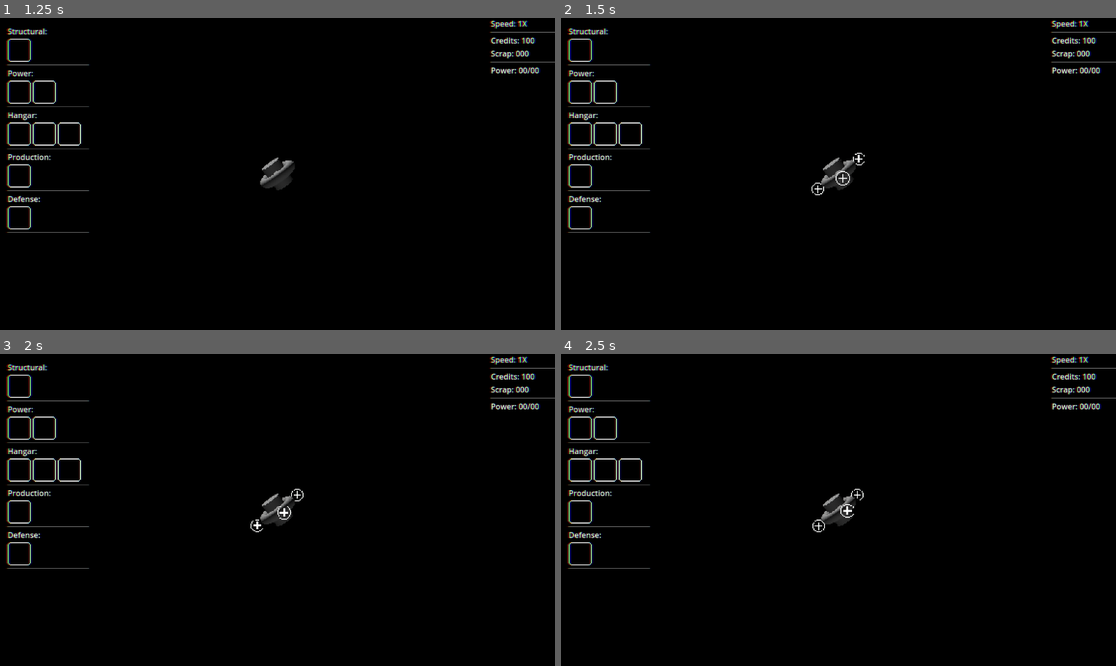
Above: before the commit, frames 1-4 (two rows, left to right).
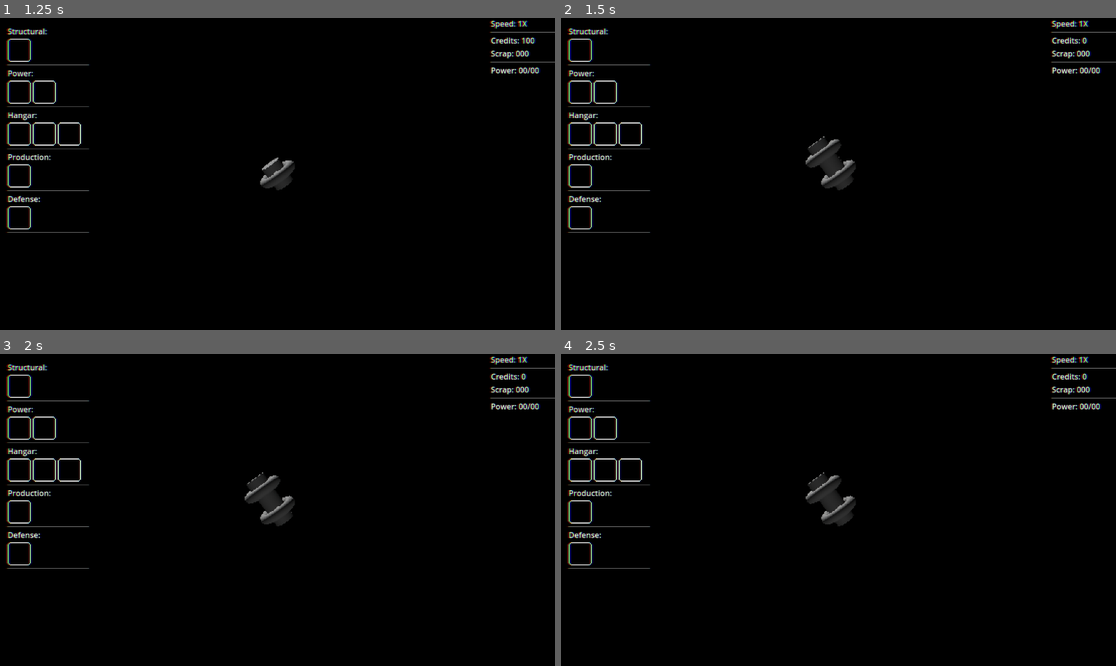
Above: after the commit, the same moments.

Repository: pjimenez1502/SpaceBoard
Game: Godot game, scene res://Components/Game/GAME.tscn
The game is run twice, just before and just after one commit, with the same random seed, the same clock (stepped at 60 frames per second) and the same inputs.
Inputs (mouse positions are in pixels of both pictures, inside the frame that each line leads up to):
- Up to frame 1 (1.25 s): click "Start" at 0.5 s
- Up to frame 2 (1.5 s): click (577, 49) at 1.25 s
- Up to frame 3 (2 s): no input
- Up to frame 4 (2.5 s): click (577, 428) at 2 s

Frame 1 is identical in both runs. In frame 2, 0.6% of the frame differs, in the area x 44-97%, y 6-57%; in frame 3, 0.6%; in frame 4, 0.6%.

Commit message:
Fix ring buy

Diff:
--- a/Components/Station/buy_menu.gd
+++ b/Components/Station/buy_menu.gd
@@ -7,9 +7,11 @@
 }
 
 
-
 func buy_ring() -> void:
-	select_attachment("station_ring", StationDirector.st_rings.size())
+	if !ResourceDirector.check_cost(attachment_dictionary["station_ring"].cost, StationDirector.st_rings.size()):
+		return
+	ResourceDirector.purchase_cost(attachment_dictionary["station_ring"].cost, StationDirector.st_rings.size())
+	StationDirector.build_ring(attachment_dictionary["station_ring"].scene)
 
 func buy_power_reactor() -> void:
 	select_attachment("power_reactor")
--- a/Components/_Global/Resource_Director.gd
+++ b/Components/_Global/Resource_Director.gd
@@ -67,6 +67,7 @@
 	last_purchase = cost
 	for resource: String in cost:
 		update_value(resource, -cost[resource]*cost_multiplier)
+		print(-cost[resource]*cost_multiplier)
 
 
 var last_purchase : Dictionary
--- a/Components/_Global/Station_Director.gd
+++ b/Components/_Global/Station_Director.gd
@@ -12,7 +12,7 @@
 
 func build_ring(scene: PackedScene) -> void: ## TODO: SWITCH TO BUILD FROM RESOURCE DATA
 	var ring_index: int = find_next_index()
-	print("NEXT_INDEX: ", ring_index)
+	#print("NEXT_INDEX: ", ring_index)
 
 	var new_ring: StationRing = scene.instantiate()
 	station.add_child(new_ring)
